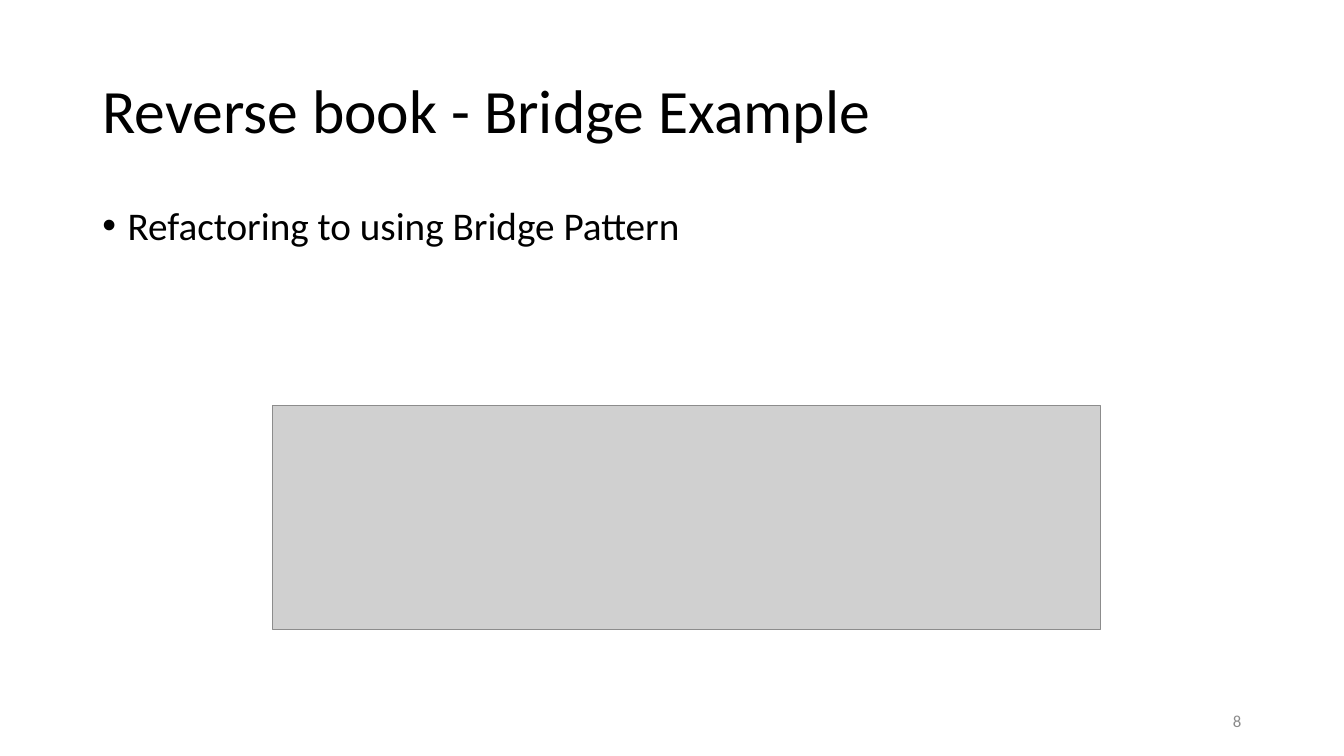
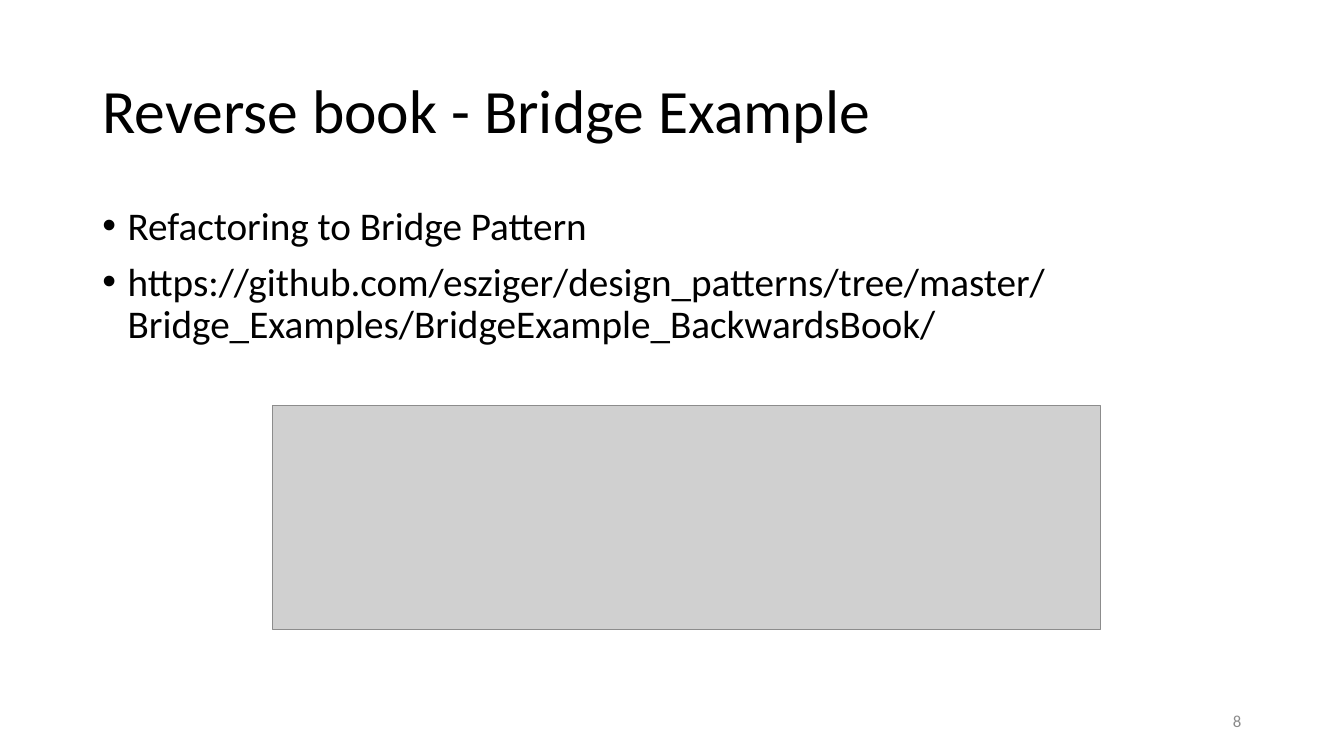
Before and after one commit to esziger/design_patterns, a slide deck: slide 8 of DP02_Bridge_Pattern.pptx. Drawn at 1344x756 pixels with LibreOffice and Linux fonts; fonts in the diff are those of the drawing; grey boxes stand for pictures. Boxes give left, top, right and bottom in pixels: in the first picture for what was removed or moved away, otherwise in the second. Text is boxed around its words. In the diff, an @@ line names an element or a change of style, - is before the commit and + after.

```diff
--- a/DP02_Bridge_Pattern.pptx
+++ b/DP02_Bridge_Pattern.pptx
@@ text at <box>128,212,1045,345</box>: text changed @@
-• Refactoring to using Bridge Pattern
+• Refactoring to Bridge Pattern
+• https://github.com/esziger/design_patterns/tree/master/Bridge_Examples/BridgeExample_BackwardsBook/
```
Also in this commit, not shown: 2 other slides changed.
